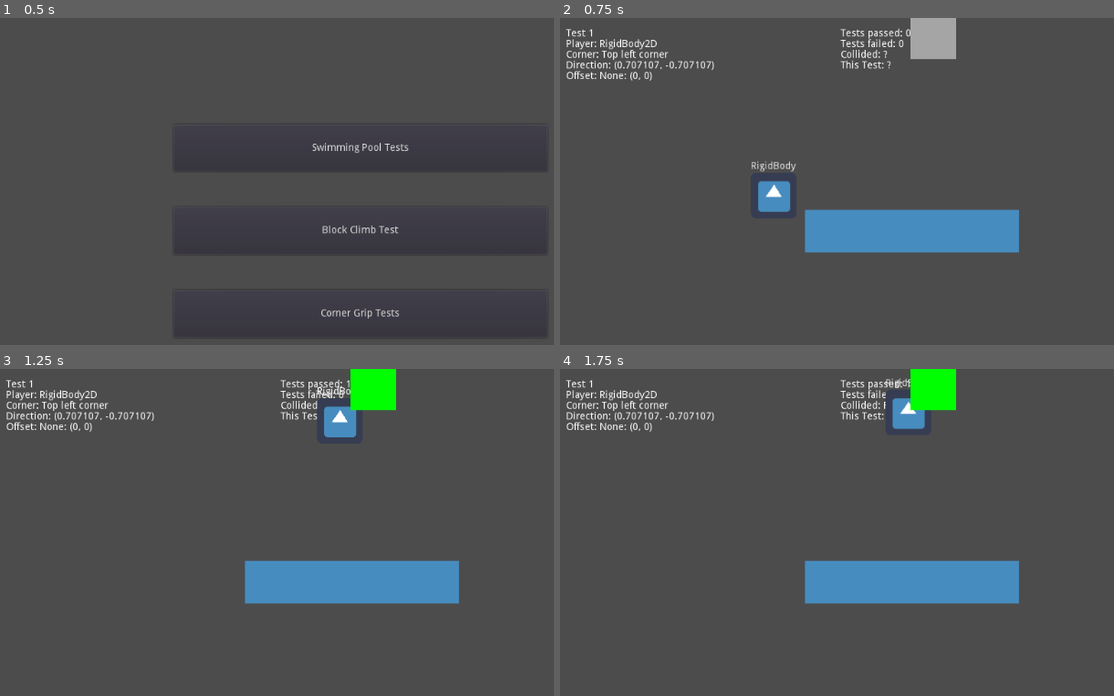
Above: before the commit, frames 1-4 (two rows, left to right).
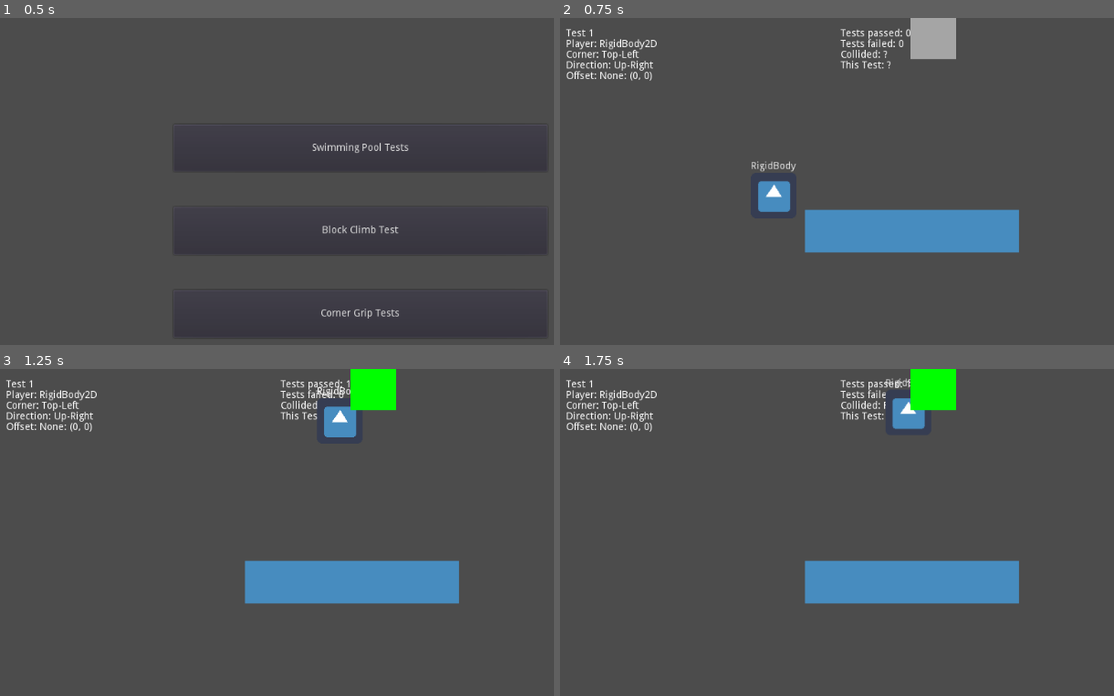
Above: after the commit, the same moments.

Repository: madmiraal/godot-gym
Game: Godot game, scene res://Menu.tscn
The game is run twice, just before and just after one commit, with the same random seed, the same clock (stepped at 60 frames per second) and the same inputs. The engine's default icon, where the game draws it, is replaced by a stand-in: a white triangle on a blue panel in a dark square.
Inputs:
- Up to frame 1 (0.5 s): no input
- Up to frame 2 (0.75 s): click "Corner Grip Tests" at 0.5 s
- Up to frame 3 (1.25 s): no input
- Up to frame 4 (1.75 s): tap Enter (ui_accept) at 1.25, 1.52 s

Frame 1 is identical in both runs. In frame 2, 0.3% of the frame differs, in the area x 9-28%, y 9-17%; in frame 3, 0.3%; in frame 4, 0.3%.

Commit message:
Add option to print Corner Grip Tests failures

Diff:
--- a/OneWayTests/Corner Grip Tests.gd
+++ b/OneWayTests/Corner Grip Tests.gd
@@ -1,6 +1,7 @@
 extends Node2D
 
 export (bool) var stop_on_failure
+export (bool) var print_failure = false
 export (bool) var loop = false
 
 onready var rigid_player_scene = preload("res://2DAssets/RigidBody Player.tscn")
@@ -17,10 +18,13 @@
 var distance = 100
 var speed = 500
 var corner_code
+var corner_name = ""
 var corner_position
 var direction_code
+var direction_name = ""
 var direction
 var offset_code
+var offset_name = ""
 var offset
 var passed = 0
 var failed = 0
@@ -42,6 +46,10 @@
 		get_tree().change_scene("res://Menu.tscn")
 
 func _ready():
+	if print_failure:
+		print("Corner Grip Test Results")
+		print("========================")
+		printt("Test", "Failure", "Body", "Direction", "Offset", "Corner")
 	prepare_next_test()
 
 func restart():
@@ -53,18 +61,36 @@
 	$Timer.start()
 	prepare_next_test()
 
+func print_details(collided):
+	var failure = "Collided" if collided else "Passed"
+	printt(test_id, failure, player.get_class(), direction_name, offset_name, corner_name)
+
 func update_test_labels():
 	$"Test".text = "Test " + str(test_id)
 	$"Player".text    = "Player: " + player.get_class()
-	var corner_name = ""
-	match corner_code:
-		CORNER_TOP_LEFT:
-			corner_name = "Top left corner"
-		CORNER_TOP_RIGHT:
-			corner_name = "Top right corner"
-	$"Corner".text    = "Corner: " + corner_name
-	$"Direction".text = "Direction: " + str(direction)
-	var offset_name = "None: "
+	corner_name = "Corner: "
+	match corner_code:
+		CORNER_TOP_LEFT:
+			corner_name += "Top-Left"
+		CORNER_TOP_RIGHT:
+			corner_name += "Top-Right"
+	$"Corner".text = corner_name
+	direction_name = "Direction: "
+	match direction_code:
+		DIRECTION.UP, DIRECTION.UP_RIGHT, DIRECTION.UP_LEFT:
+			direction_name += "Up"
+		DIRECTION.DOWN, DIRECTION.DOWN_RIGHT, DIRECTION.DOWN_LEFT:
+			direction_name += "Down"
+	match direction_code:
+		DIRECTION.UP_RIGHT, DIRECTION.UP_LEFT, DIRECTION.DOWN_RIGHT, DIRECTION.DOWN_LEFT:
+			direction_name += "-"
+	match direction_code:
+		DIRECTION.DOWN_LEFT, DIRECTION.LEFT, DIRECTION.UP_LEFT:
+			direction_name += "Left"
+		DIRECTION.UP_RIGHT, DIRECTION.RIGHT, DIRECTION.DOWN_RIGHT:
+			direction_name += "Right"
+	$"Direction".text = direction_name
+	offset_name = "None: "
 	match offset_code:
 		OFFSET.SIDE:
 			offset_name = "Side: "
@@ -191,6 +217,9 @@
 	complete = true
 	$Timer.stop()
 	$Complete.visible = true
+	if print_failure:
+		print("Tests passed: ", passed)
+		print("Tests failed: ", failed)
 
 func pause(on):
 	paused = on
@@ -214,6 +243,8 @@
 	else:
 		failed += 1
 		test_text += "FAILED!"
+		if print_failure:
+			print_details(true)
 		if stop_on_failure:
 			pause(true)
 	update_test_labels()
@@ -226,6 +257,8 @@
 		if should_collide:
 			failed += 1
 			test_text += "FAILED!"
+			if print_failure:
+				print_details(false)
 			if stop_on_failure:
 				pause(true)
 		else:
